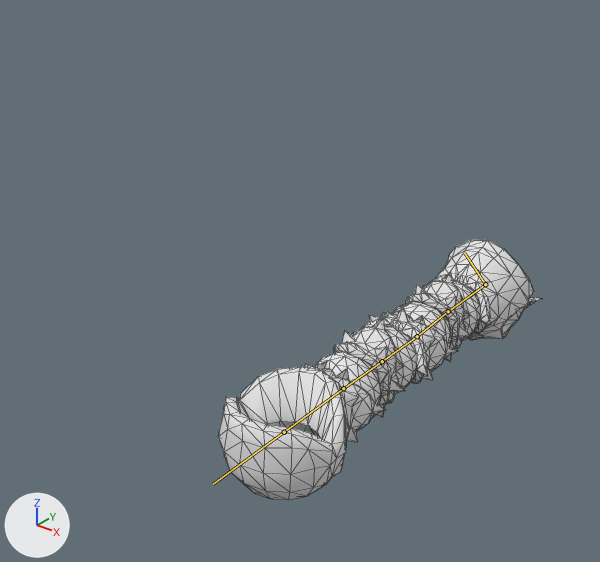
One commit to the glTF model Project/area/1 sand oasis/boss/data/model/Tail.gltf: the scene before it, then after it.
Camera for both pictures: a 50 mm lens placed at (8.69, -10.36, 9.86), pointed at (-1.71, 2.64, 1.8). The lights are fixed; the arrows at lower left show +X, +Y and +Z. The bones that bend it are drawn over the model as lines. Mesh edges are drawn as thin lines.

In view in the first picture: 'TailMesh'.
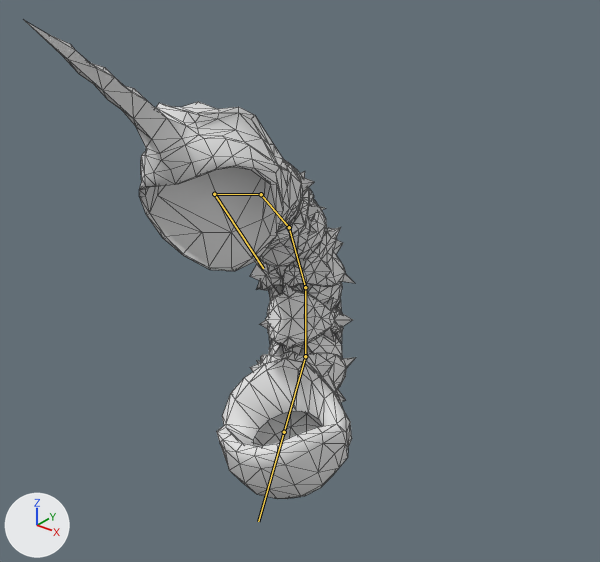
The newer file adds an action. The first version stands in its rest pose; the second is drawn at frame 55 of the action 'r-idle2-loop'.

What the commit changed:
Bone 'tail_01' (bone_tail_01) turns from (0, 0, 0) to (18, -12, 22) degrees about its own x, y and z.
Bone 'tail_02' (bone_tail_02) turns from (0, 0, 0) to (39, 0, 0) degrees about its own x, y and z.
Bone 'tail_03' (bone_tail_03) turns from (0, 0, 0) to (41, 0, 0) degrees about its own x, y and z.
Bone 'tail_04' (bone_tail_04) turns from (0, 0, 0) to (33, 0, 0) degrees about its own x, y and z.
Bone 'tail_05' (bone_tail_05) turns from (0, 0, 0) to (29, 5, 4) degrees about its own x, y and z.

Boxes (x1, y1, x2, y2) around the edits, measured in the pictures (600 x 562 px):
'TailMesh', posed (84% taller)
    before: (218, 240, 541, 500)
    after: (24, 20, 356, 499)
bone 'tail_01', root to tip
    before: (284, 432) to (343, 388)
    after: (284, 432) to (305, 356)
bone 'tail_02', root to tip
    before: (343, 388) to (382, 361)
    after: (305, 356) to (305, 287)
bone 'tail_03', root to tip
    before: (382, 361) to (417, 336)
    after: (305, 287) to (289, 227)
bone 'tail_04', root to tip
    before: (417, 336) to (448, 311)
    after: (289, 227) to (261, 194)
bone 'tail_05', root to tip
    before: (448, 311) to (485, 284)
    after: (261, 194) to (214, 194)
